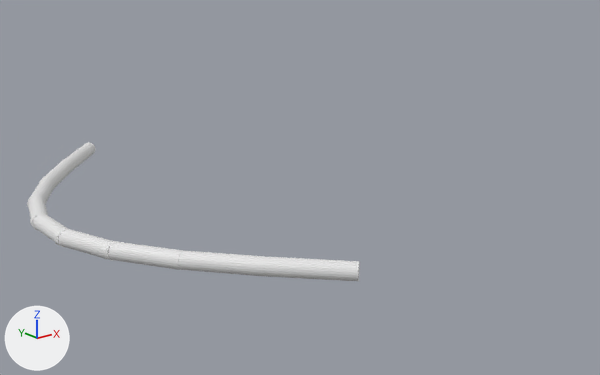
What one commit did to the OBJ model assets/elexhub/provisional/meshes/wrist__orange.obj.
One viewpoint serves both versions: a 50 mm camera at (-0.0521, -0.064, -0.0154) aimed at (-0.0214, -0.0257, -0.0307). The axes (+X, +Y, +Z) are drawn at lower left. The lights are the same throughout. The older version comes first. Where no turn or scale is listed for an object, it has been applied to the vertices.

Script lines for the objects in view, before the commit:
```python
me_wrist__orange = bpy.data.meshes.new('wrist__orange')
me_wrist__orange.from_pydata(...)  # 450 vertices, 864 faces; spans x -0.0366..-0.0267, y -0.0375..-0.0075, z -0.0315..-0.0305
ob_wrist__orange = bpy.data.objects.new('wrist__orange', me_wrist__orange)
ob_wrist__orange.location = (0.0, 0.0, 0.0)
```
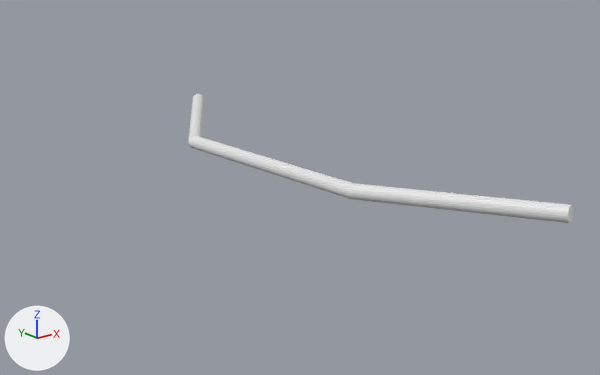
What the commit changed:
me_wrist__orange is used by ob_wrist__orange; location (0.0, 0.0, 0.0).
me_wrist__orange had 450 vertices, 864 faces and spanned x -0.0366..-0.0267, y -0.0375..-0.0075, z -0.0315..-0.0305.
me_wrist__orange now has 150 vertices, 288 faces and spans x -0.0214..-0.0144, y -0.0412..-0.0032, z -0.031..-0.029.
me_wrist__orange part 1: the loose piece of 50 vertices spanning x -0.0308..-0.0267, y -0.0117..-0.0075, z -0.0315..-0.0305 is multiplied about its middle by the matrix ((1.454, 0.316, 0.0), (0.88, 1.716, -0.11), (0.098, 0.191, 0.994)), then moved by (0.0108, 0.0015, 0.001).
me_wrist__orange part 2: the loose piece of 50 vertices spanning x -0.0366..-0.0345, y -0.0213..-0.0173, z -0.0315..-0.0305 is multiplied about its middle by the matrix ((0.865, -0.561, 0.0), (1.384, 3.977, 0.0), (0.0, 0.0, 1.0)), then moved by (0.0151, -0.0014, 0.0005).
me_wrist__orange part 3: the loose piece of 50 vertices spanning x -0.0308..-0.0267, y -0.0375..-0.0333, z -0.0315..-0.0305 is multiplied about its middle by the matrix ((1.253, 0.064, 0.0), (-1.495, 2.015, 0.082), (0.123, -0.166, 0.997)), then moved by (0.0108, 0.0005, 0.001).
me_wrist__orange part 4: 6 loose pieces with 300 vertices, spanning x -0.0366..-0.0297, y -0.0343..-0.0107, z -0.0315..-0.0305, are deleted.

Where the change shows, as pixel boxes (x1, y1, x2, y2) in the pictures (600 x 375 px; the box of a moved part takes in the faces that stretch with it):
'wrist__orange', reshaped (16% wider, 7% shorter): before (27, 142, 360, 281); after (188, 94, 573, 223)
part 1 of me_wrist__orange, moved or reshaped: before (62, 142, 96, 171); after (188, 94, 204, 145)
part 2 of me_wrist__orange, moved or reshaped: before (28, 194, 48, 230); after (188, 136, 352, 199)
part 3 of me_wrist__orange, moved or reshaped: before (254, 256, 360, 281); after (347, 183, 573, 223)
part 4 of me_wrist__orange, deleted: before (27, 159, 266, 277)
